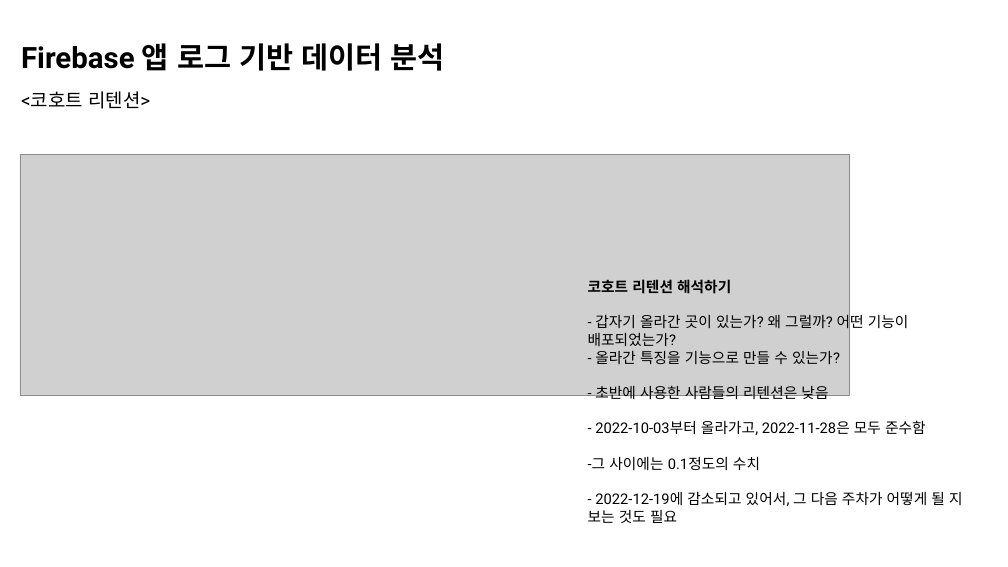
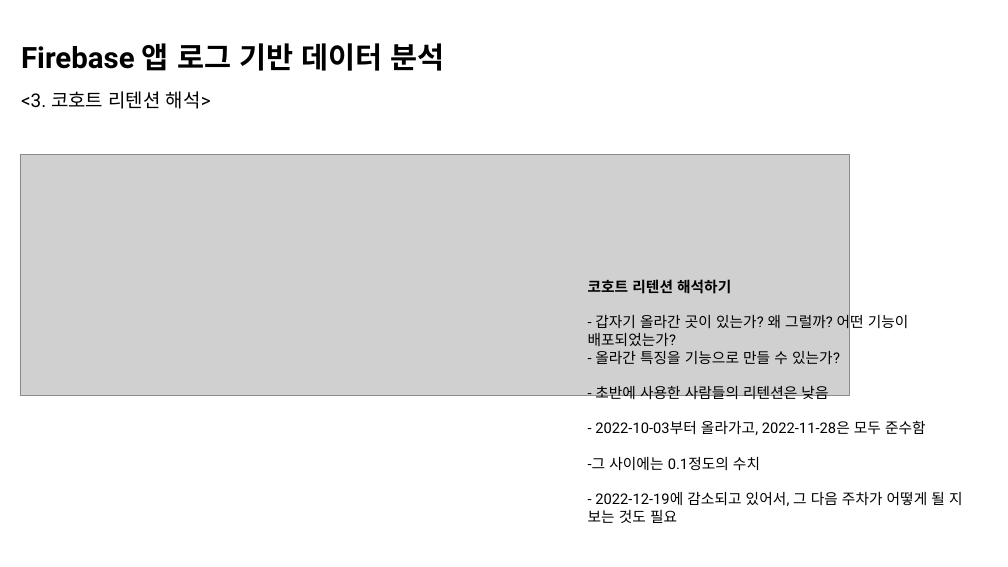
Before and after one commit to Indongspace/Personal_project, a slide deck: slide 13 of 앱 로그 데이터 분석.pptx (slide 10 before the commit). Drawn at 1008x567 pixels with LibreOffice and Linux fonts; fonts in the diff are those of the drawing; grey boxes stand for pictures. Boxes give left, top, right and bottom in pixels: in the first picture for what was removed or moved away, otherwise in the second. Text is boxed around its words. In the diff, an @@ line names an element or a change of style, - is before the commit and + after.

```diff
--- a/앱 로그 데이터 분석.pptx
+++ b/앱 로그 데이터 분석.pptx
@@ text at box(21, 91, 211, 109): text changed @@
-<코호트 리텐션>
+<3. 코호트 리텐션 해석>
```
Also in this commit, not shown: 9 other slides changed, 8 slides added, 2 other files.
